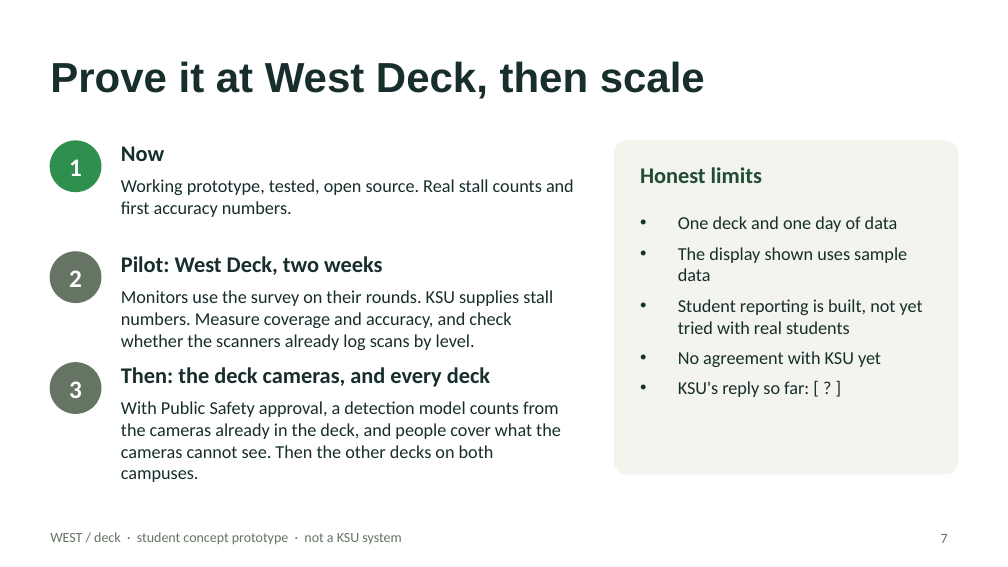
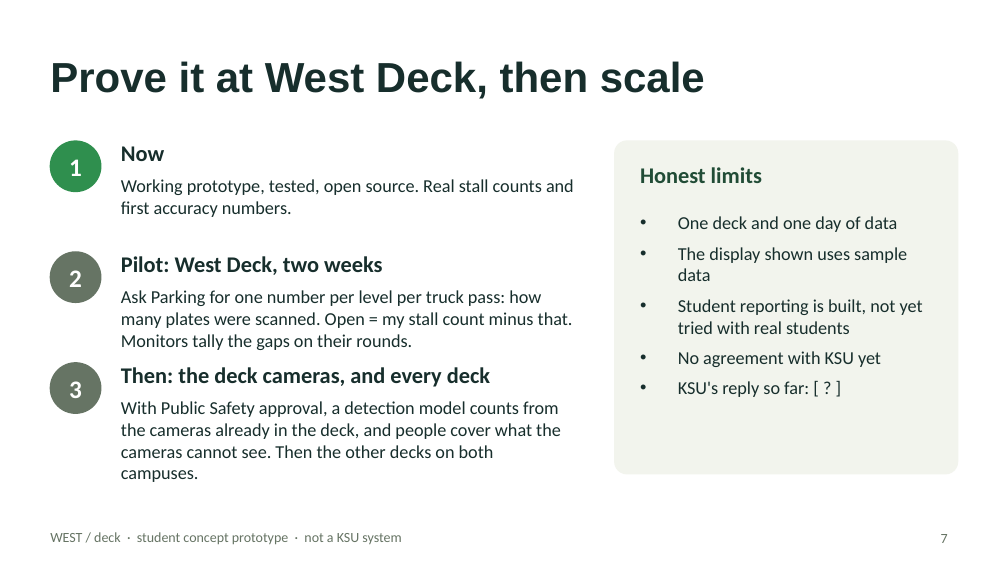
Before and after one commit to boots59/park.ai, a slide deck: slide 7 of submission/WEST-deck-pitch-DRAFT.pptx. Drawn at 1008x567 pixels with LibreOffice and Linux fonts; fonts in the diff are those of the drawing. Boxes give left, top, right and bottom in pixels: in the first picture for what was removed or moved away, otherwise in the second. Text is boxed around its words. In the diff, an @@ line names an element or a change of style, - is before the commit and + after.

```diff
--- a/submission/WEST-deck-pitch-DRAFT.pptx
+++ b/submission/WEST-deck-pitch-DRAFT.pptx
@@ text at box(121, 290, 573, 350): text changed @@
-Monitors use the survey on their rounds. KSU supplies stall numbers. Measure coverage and accuracy, and check whether the scanners already log scans by level.
+Ask Parking for one number per level per truck pass: how many plates were scanned. Open = my stall count minus that. Monitors tally the gaps on their rounds.
```
Also in this commit, not shown: 1 other slide changed, 3 other files.
